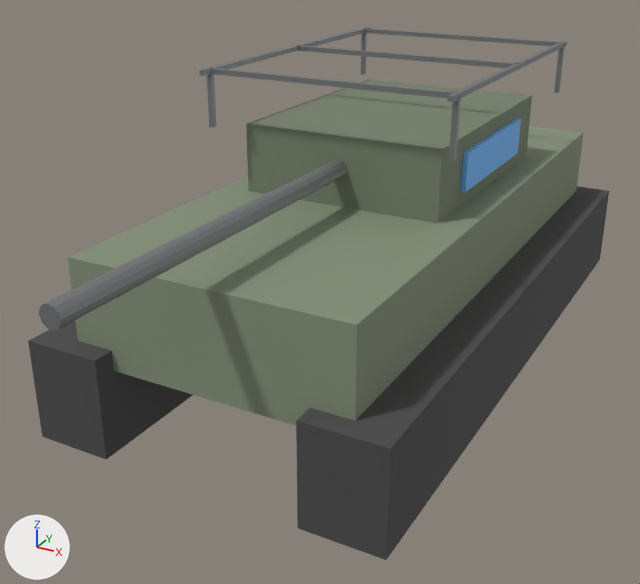
Renders of the glTF model game/assets/models/units/ru_mbt.glb from each side of a commit.
Rendered twice from a 50 mm camera at (3.87, -8.39, 4.52) aimed at (-0.15, -1.08, 0.87). Every picture has the same lights, and +X, +Y and +Z are marked at lower left. The picture after the commit comes second. Where no turn or scale is listed for an object, it has been applied to the vertices.

The first picture shows 'barrel', 'cage_bar_0', 'cage_bar_1', 'cage_bar_2', 'cage_post_0', 'cage_post_1', 'cage_post_2', 'cage_post_3', 'cage_rail_0', 'cage_rail_1', 'hull', 'team_panel_r', 'track_l', 'track_r', 'turret'.
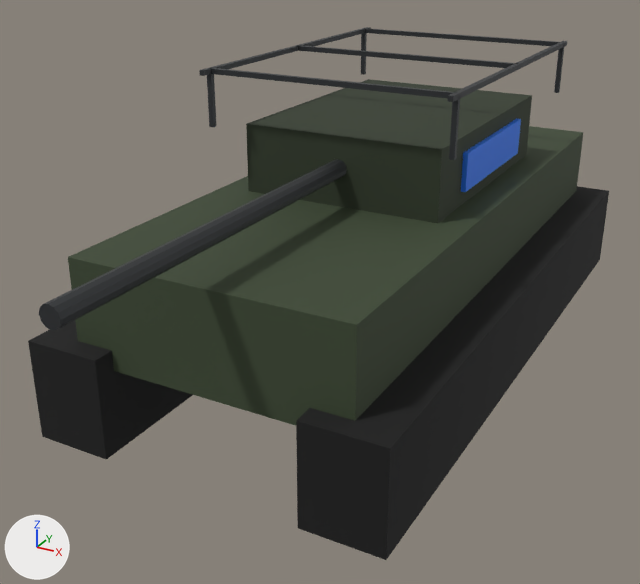
The change in detail:
Material 'ru_body' (mat_ru_body) changes colour from grey #849079 to dark green #3b4730; in linear values from (0.23, 0.28, 0.19) to (0.0432, 0.0637, 0.0301).
Material 'dark' (mat_dark) changes colour from dark grey #4b4b4b to black #121212; in linear values from (0.07, 0.07, 0.07) to (0.00598, 0.00598, 0.00598).
Material 'ru_accent' (mat_ru_accent) changes colour from greyish green #77826d to dark green #2f3927; in linear values from (0.184, 0.224, 0.152) to (0.0283, 0.0411, 0.0201).
Material 'metal' (mat_metal) changes colour from grey #898b8e to dark grey #404245; in linear values from (0.25, 0.26, 0.27) to (0.0509, 0.055, 0.0593).
Material 'team_color' (mat_team_color) changes colour from blue #6fb6f9 to blue #2978f2; in linear values from (0.16, 0.47, 0.95) to (0.022, 0.187, 0.89).

Pixel boxes [x1, y1, x2, y2] of what changed, in the pictures (640 x 584 px):
'hull', recoloured (darker)
    both: [68, 126, 583, 426]
'track_r', recoloured (dark grey to black)
    both: [296, 186, 609, 560]
'turret', recoloured (darker)
    both: [246, 79, 532, 223]
'track_l', recoloured (dark grey to black)
    both: [28, 320, 192, 459]
'barrel', recoloured (grey to dark grey)
    both: [39, 159, 347, 330]
'team_panel_r', recoloured
    both: [461, 119, 521, 192]
'cage_bar_0', recoloured (grey to dark grey)
    both: [209, 68, 454, 98]
'cage_bar_1', recoloured (grey to dark grey)
    both: [298, 46, 517, 68]
'cage_bar_2', recoloured (grey to dark grey)
    both: [365, 28, 559, 46]
'cage_rail_1', recoloured
    both: [448, 41, 567, 102]
'cage_rail_0', recoloured
    both: [199, 27, 371, 76]
'cage_post_1', recoloured (grey to dark grey)
    both: [449, 96, 460, 160]
'cage_post_0', recoloured (grey to dark grey)
    both: [207, 74, 216, 127]
'cage_post_3', recoloured (grey to dark grey)
    both: [554, 44, 565, 93]
'cage_post_2', recoloured (grey to dark grey)
    both: [361, 33, 367, 75]
